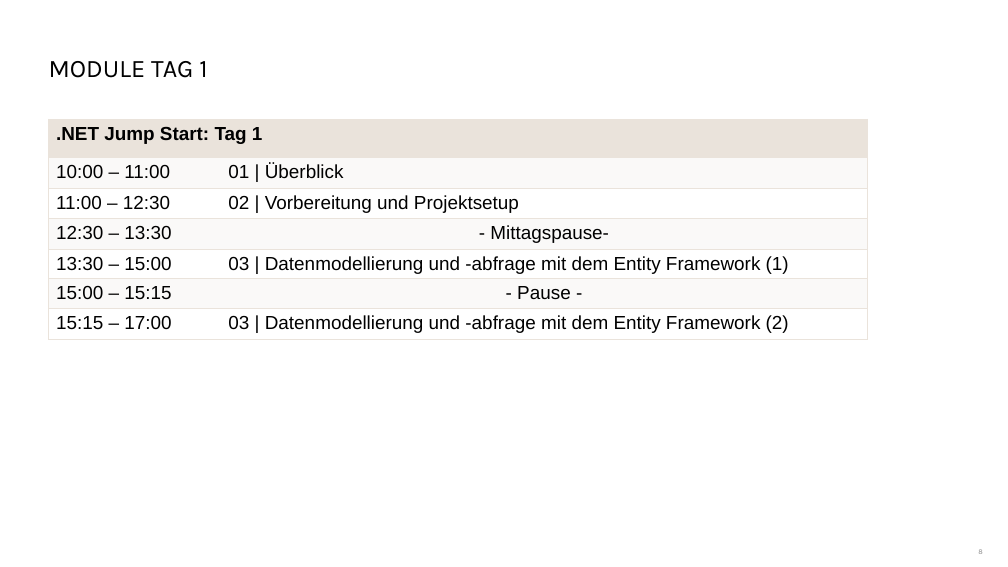
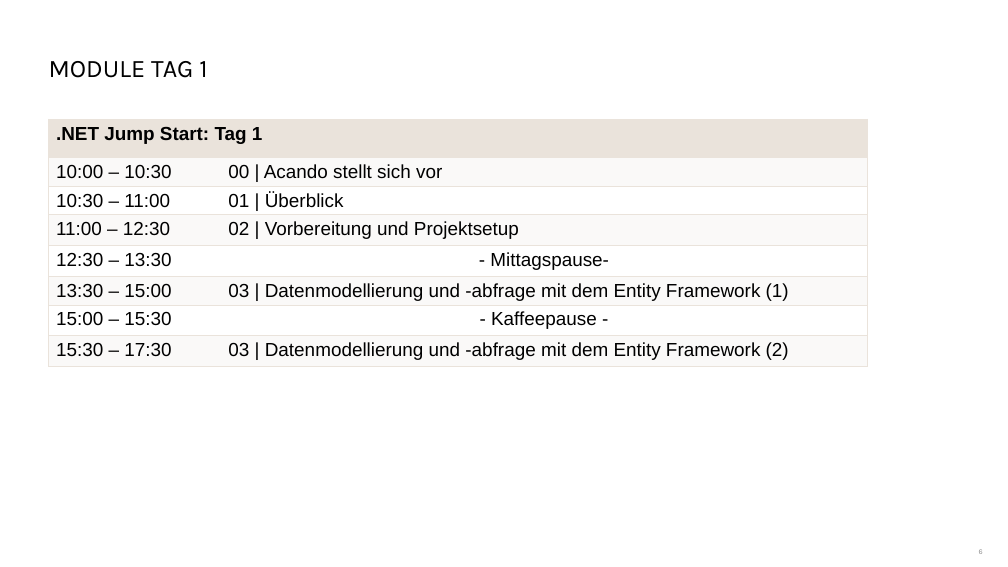
Before and after one commit to danielbeckmann/DotNETJumpStart, a slide deck: slide 6 of 01. Überblick/01. Jump Start Überblick.pptx (slide 8 before the commit). Drawn at 1008x567 pixels with LibreOffice and Linux fonts; fonts in the diff are those of the drawing; background and template pictures are left out. Boxes give left, top, right and bottom in pixels: in the first picture for what was removed or moved away, otherwise in the second. Text is boxed around its words. In the diff, an @@ line names an element or a change of style, - is before the commit and + after.

```diff
--- a/01. Überblick/01. Jump Start Überblick.pptx
+++ b/01. Überblick/01. Jump Start Überblick.pptx
@@ table at [48, 119, 867, 378] @@
-row 2: 10:00 – 11:00 | 01 | Überblick
+row 2: 10:00 – 10:30 | 00 | Acando stellt sich vor
+row 3: 10:30 – 11:00 | 01 | Überblick
-row 7, column 1: 15:00 – 15:15
+row 7, column 1: 15:00 – 15:30
-row 7, column 2: - Pause -
+row 7, column 2: - Kaffeepause -
-row 8, column 1: 15:15 – 17:00
+row 8, column 1: 15:30 – 17:30
```
Also in this commit, not shown: 5 other slides changed, 15 slides added, 3 slides removed, 4 other files.
